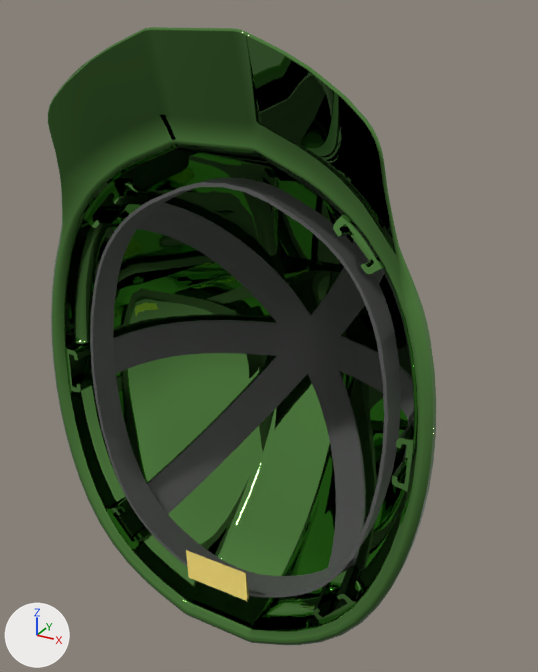
Two versions of the glTF model 3d/capacete.gltf, one commit apart.
Before and after are seen from a 50 mm camera at (0.211, -0.378, 0.468) aimed at (0.001, 0.003, 0.278). The lights are fixed; the arrows at lower left show +X, +Y and +Z. Where no turn or scale is listed for an object, it has been applied to the vertices. Vertices at the same position are counted once.

In view in the first picture: 'stitch_result_stitch all', 'stitch_result_stitch all.001', 'stitch_result_stitch all.002', 'stitch_result_stitch all.003', 'stitch_result_stitch all.004', 'stitch_result_stitch all.005'.
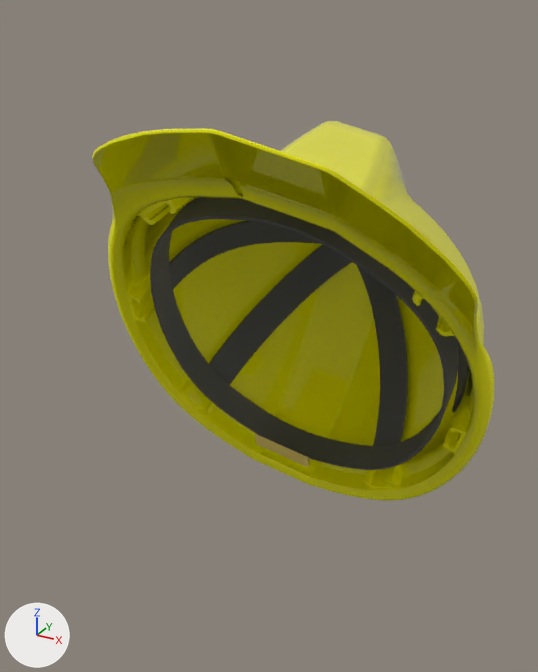
Where the newer file only moved an object's origin or applied its transform, the numbers keep the older frame.

What differs and where, as boxes [x1, y1, x2, y2] in the pictures (538 x 672 px):
'stitch_result_stitch all.005', recoloured, surface changed, reshaped (38% shorter): before [48, 27, 436, 645]; after [92, 121, 494, 501]
'stitch_result_stitch all.002', reshaped (34% shorter): before [90, 178, 401, 597]; after [150, 195, 459, 470]
'stitch_result_stitch all', reshaped: before [137, 200, 366, 571]; after [357, 266, 408, 446]
'stitch_result_stitch all.001', reshaped: before [147, 235, 384, 514]; after [209, 244, 352, 385]
'stitch_result_stitch all.003', reshaped (39% taller): before [113, 320, 414, 459]; after [169, 220, 469, 413]
'stitch_result_stitch all.004', reshaped (12% narrower, 33% shorter): before [186, 550, 249, 601]; after [255, 434, 310, 468]

What changed in the scene script:
```text
Change mat_09___default_001:
    mat_09___default_001.metallic: 1.0 -> 0.0
    mat_09___default_001.base_color: (0.153, 0.38, 0.098) -> (0.875, 0.843, 0.0)  # green #6da658 -> yellow #f0ed00
Change me_mesh_006:
    where me_mesh_006.from_pydata(...)  # 346 vertices, 688 faces; spans x -0.082..0.081, y -0.066..0.036, z -0.109..0.114
    used by ob_stitch_result_stitch_all; location = (0.0028, 0.0267, 0.2508)
    me_mesh_006 part 1: the whole mesh is multiplied about its middle by the matrix ((0.966, 0.032, 0.257), (0.109, 0.848, -0.519), (-0.235, 0.529, 0.815)), then moved by (0.014, 0.051, 0.041)
Change me_mesh_007:
    where me_mesh_007.from_pydata(...)  # 348 vertices, 692 faces; spans x -0.081..0.082, y -0.065..0.036, z -0.109..0.114
    used by ob_stitch_result_stitch_all_001; location = (0.003, 0.0267, 0.2508)
    me_mesh_007 part 2: the whole mesh is multiplied about its middle by the matrix ((0.966, 0.032, 0.257), (0.109, 0.848, -0.519), (-0.235, 0.529, 0.815)), then moved by (0.014, 0.051, 0.041)
Change me_mesh_008:
    where me_mesh_008.from_pydata(...)  # 240 vertices, 480 faces; spans x -0.1..0.1, y -0.015..0.015, z -0.132..0.131
    used by ob_stitch_result_stitch_all_002; location = (0.0029, -0.0445, 0.254)
    me_mesh_008 part 3: the whole mesh is multiplied about its middle by the matrix ((0.966, 0.032, 0.257), (0.109, 0.848, -0.519), (-0.235, 0.529, 0.815)), then moved by (0.012, 0.059, 0.011)
Change me_mesh_009:
    where me_mesh_009.from_pydata(...)  # 324 vertices, 644 faces; spans x -0.107..0.107, y -0.062..0.036, z -0.014..0.015
    used by ob_stitch_result_stitch_all_003; location = (0.0028, 0.0268, 0.2507)
    me_mesh_009 part 4: the whole mesh is multiplied about its middle by the matrix ((0.966, 0.032, 0.257), (0.109, 0.848, -0.519), (-0.235, 0.529, 0.815)), then moved by (0.013, 0.052, 0.042)
Change me_mesh_010:
    where me_mesh_010.from_pydata(...)  # 8 vertices, 6 faces; spans x -0.0221..0.0221, y -0.0013..0.0026, z -0.0138..0.0092
    used by ob_stitch_result_stitch_all_004; location = (0.0029, -0.0683, 0.1429)
    me_mesh_010 part 5: the whole mesh is multiplied about its middle by the matrix ((0.966, 0.032, 0.257), (0.109, 0.848, -0.519), (-0.235, 0.529, 0.815)), then moved by (-0.0175, 0.1214, 0.0196)
Change me_mesh_011:
    where me_mesh_011.from_pydata(...)  # 14292 vertices, 28555 faces; spans x -0.126..0.126, y -0.063..0.085, z -0.167..0.198
    used by ob_stitch_result_stitch_all_005; location = (0.0027, -0.0122, 0.2621)
    me_mesh_011 part 6: the whole mesh is multiplied about its middle by the matrix ((0.966, 0.032, 0.257), (0.109, 0.848, -0.519), (-0.235, 0.529, 0.815)), then moved by (0.02, 0.04, 0.029)
```
